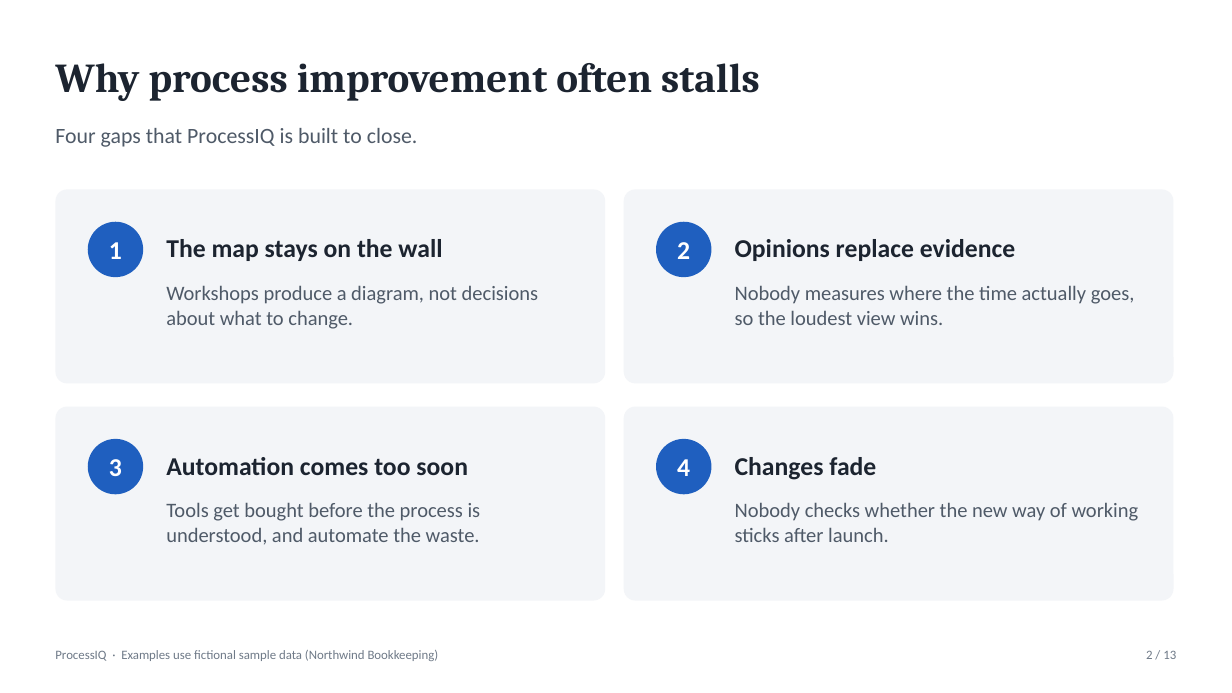
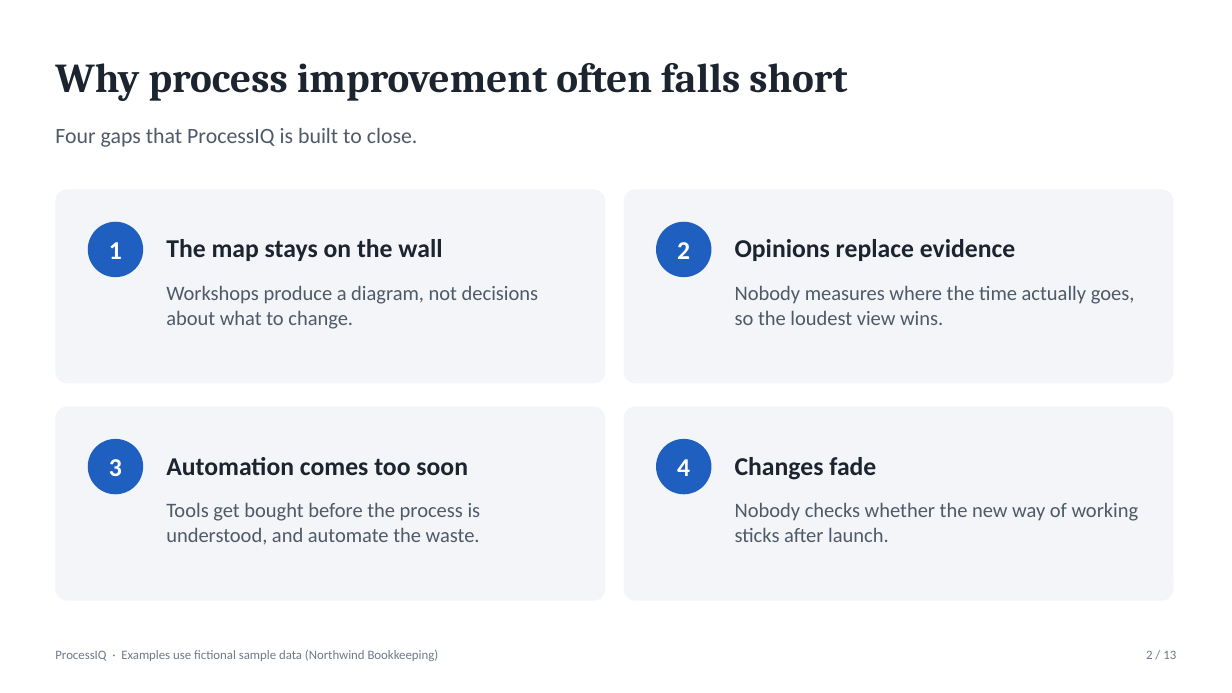
Before and after one commit to jedwardmosley-cell/mosley-foundry, a slide deck: slide 2 of ProcessIQ/ProcessIQ-Presentation.pptx. Drawn at 1232x693 pixels with LibreOffice and Linux fonts; fonts in the diff are those of the drawing. Boxes give left, top, right and bottom in pixels: in the first picture for what was removed or moved away, otherwise in the second. Text is boxed around its words. In the diff, an @@ line names an element or a change of style, - is before the commit and + after.

```diff
--- a/ProcessIQ/ProcessIQ-Presentation.pptx
+++ b/ProcessIQ/ProcessIQ-Presentation.pptx
@@ title at bbox=[55, 63, 847, 101]: text changed @@
-Why process improvement often stalls
+Why process improvement often falls short
```
Also in this commit, not shown: 1 other slide changed, 1 other file.
